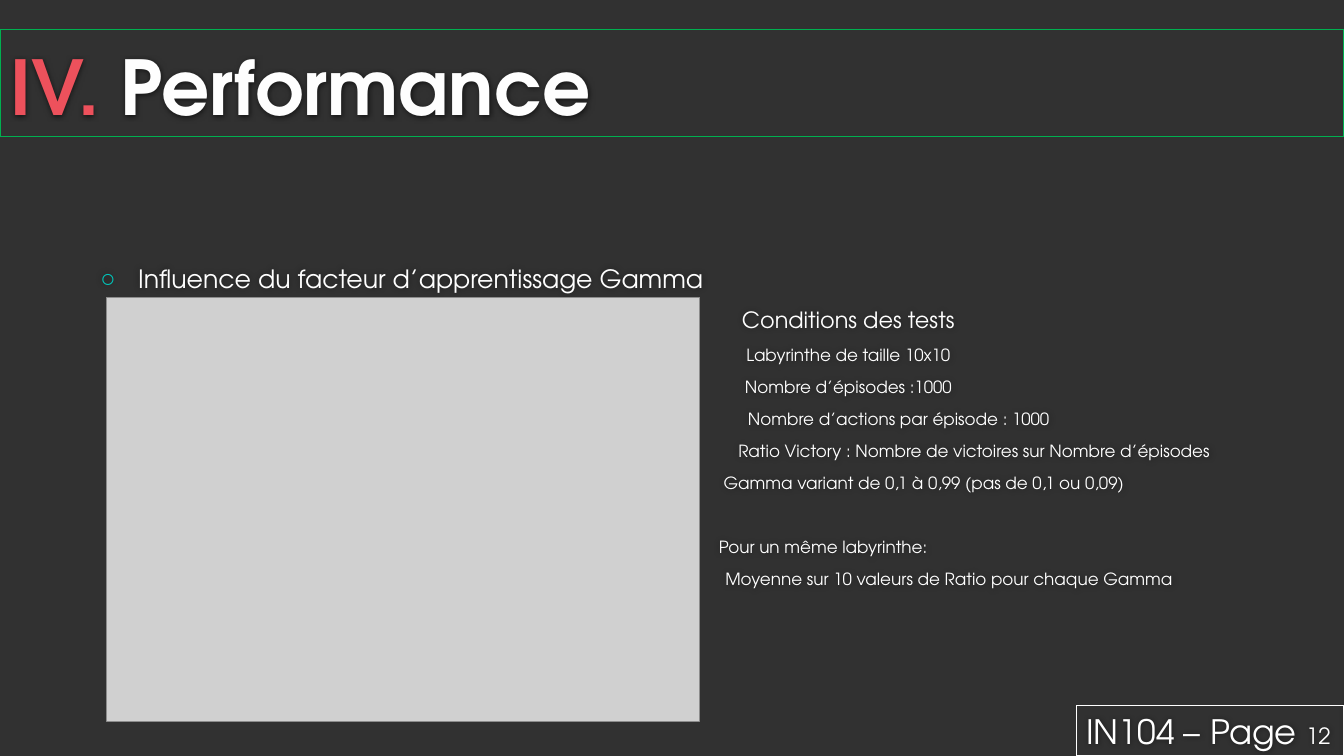
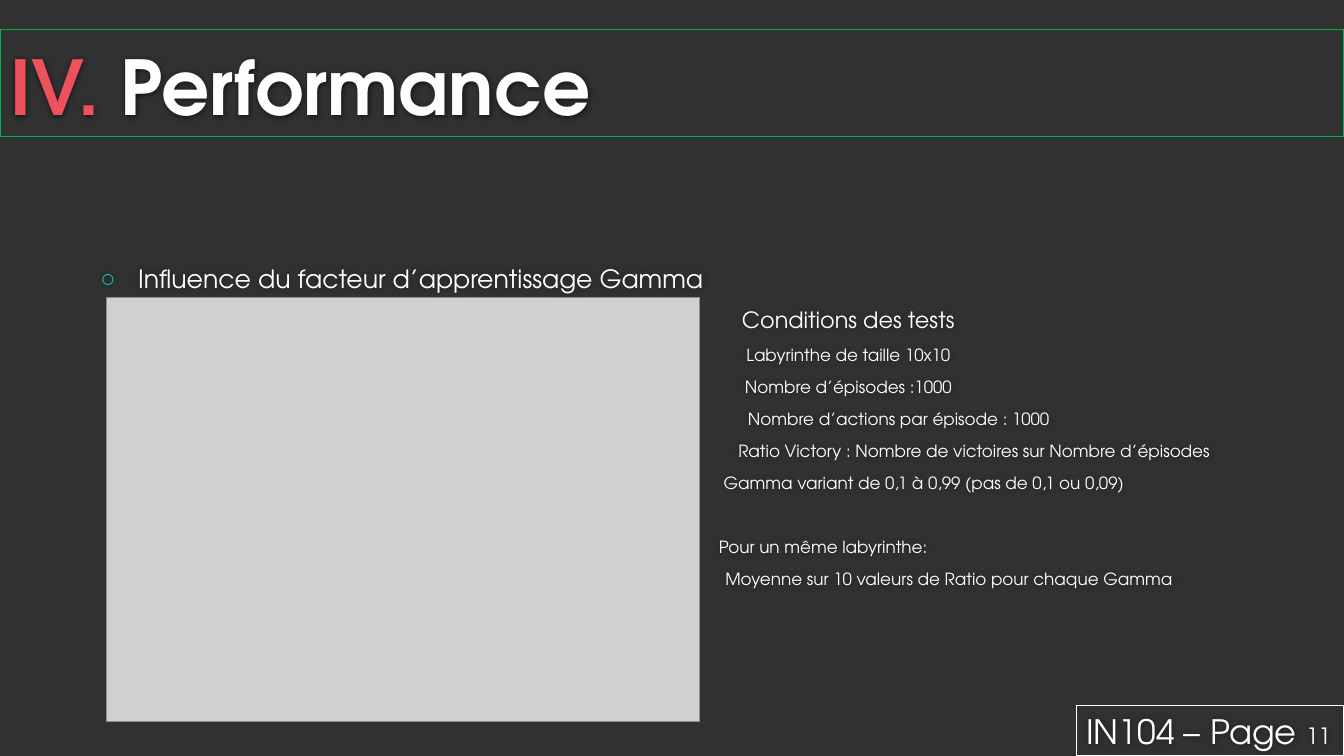
Before and after one commit to laurentlam/labyrinth_solving, a slide deck: slide 11 of Livrables/Présentation.pptx. Drawn at 1344x756 pixels with LibreOffice and Linux fonts; fonts in the diff are those of the drawing; grey boxes stand for pictures; background and template pictures are left out. Boxes give left, top, right and bottom in pixels: in the first picture for what was removed or moved away, otherwise in the second. Text is boxed around its words. In the diff, an @@ line names an element or a change of style, - is before the commit and + after.

```diff
--- a/Livrables/Présentation.pptx
+++ b/Livrables/Présentation.pptx
@@ text in rectangle at <box>1086,718,1331,756</box>: text changed @@
-IN104 – Page 12
+IN104 – Page 11
```
Also in this commit, not shown: 12 other slides changed, 1 slide added, 1 slide removed, 4 other files.
